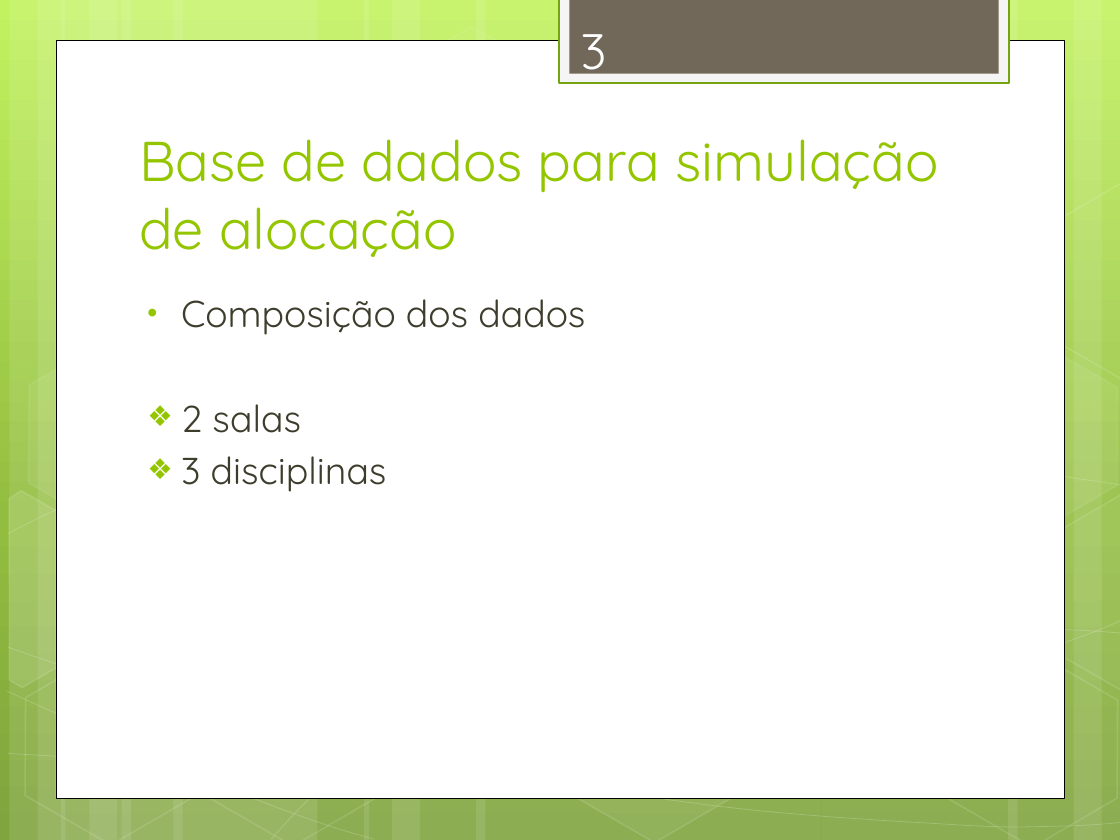
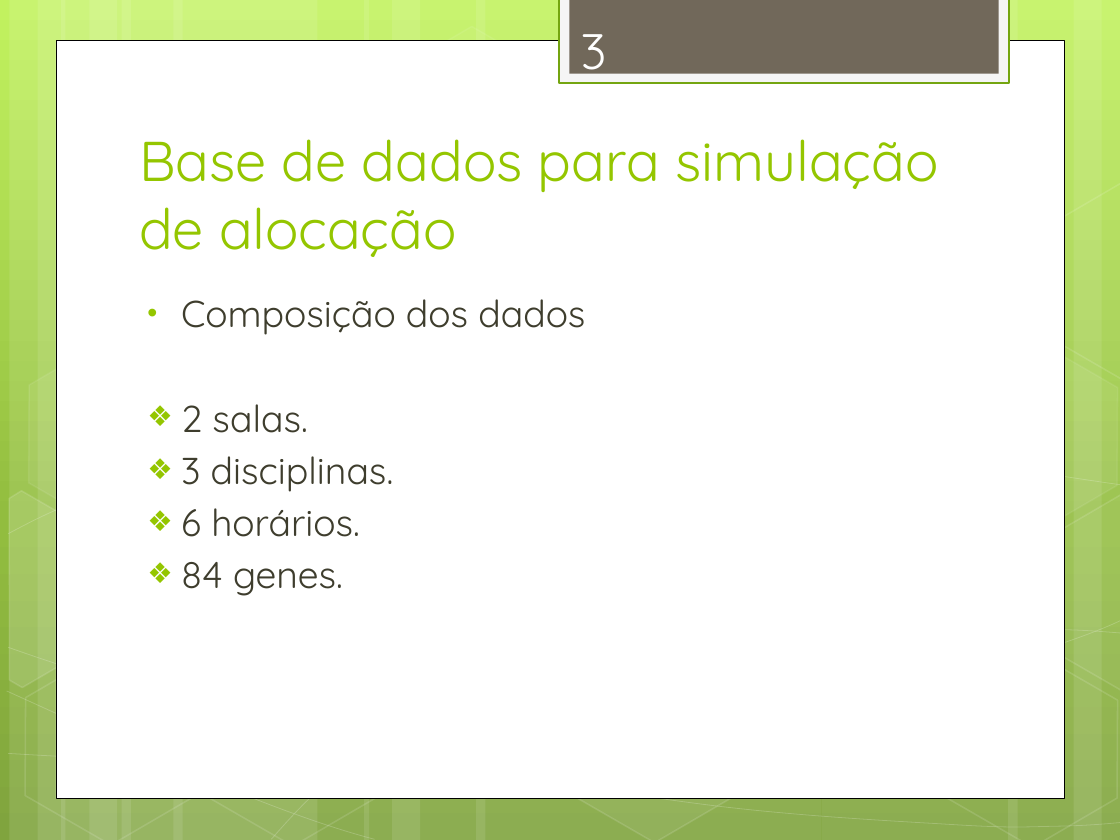
Before and after one commit to alexandregme/tcc2, a slide deck: slide 3 of Apresentação.pptx. Drawn at 1120x840 pixels with LibreOffice and Linux fonts; fonts in the diff are those of the drawing. Boxes give left, top, right and bottom in pixels: in the first picture for what was removed or moved away, otherwise in the second. Text is boxed around its words. In the diff, an @@ line names an element or a change of style, - is before the commit and + after.

```diff
--- a/Apresentação.pptx
+++ b/Apresentação.pptx
@@ text at <box>181,404,394,596</box>: text changed @@
-❖ 2 salas
-❖ 3 disciplinas
+❖ 2 salas.
+❖ 3 disciplinas.
+❖ 6 horários.
+❖ 84 genes.
```
Also in this commit, not shown: 12 other slides changed.
